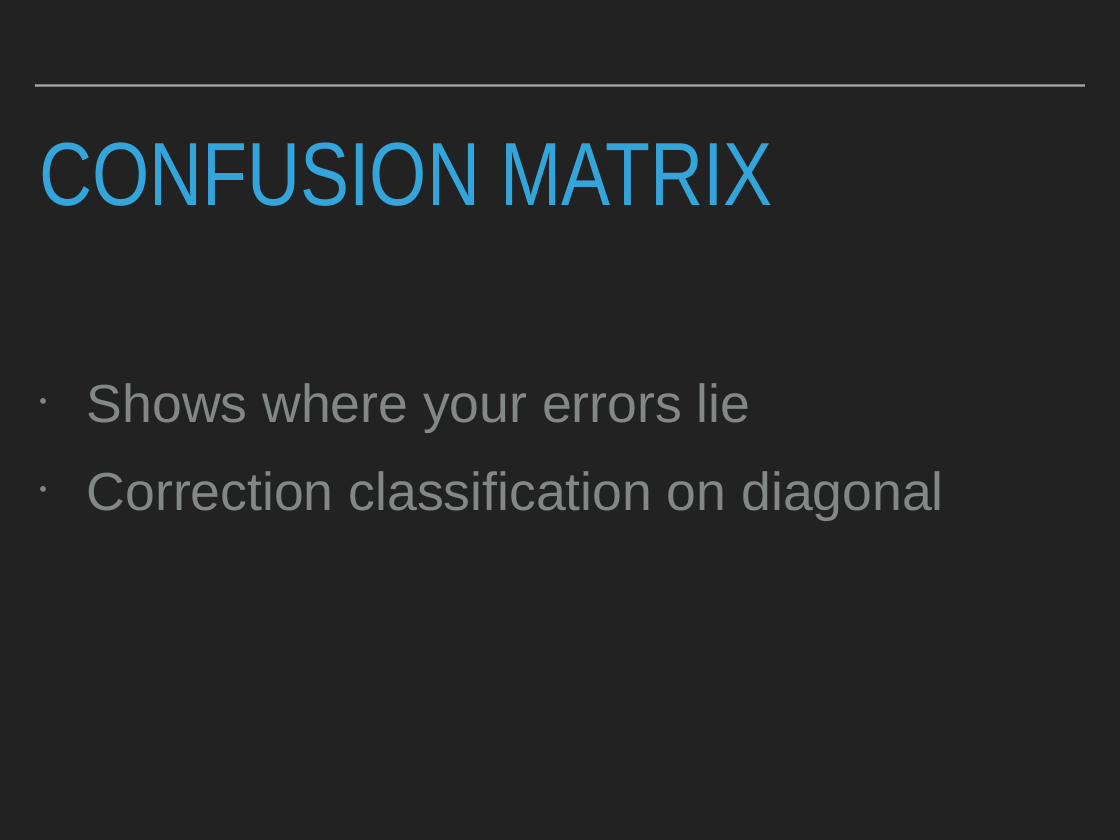
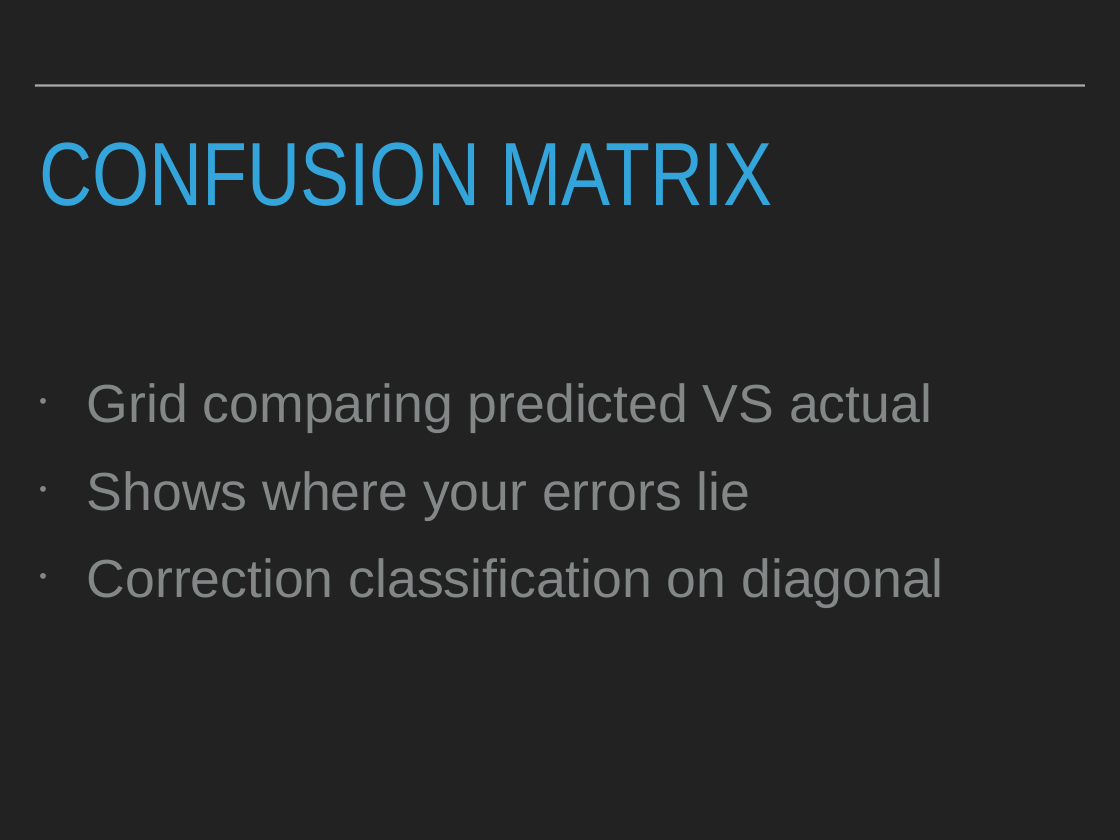
Before and after one commit to patricks1/noble-machine-learning, a slide deck: slide 28 of Session3/Session3_Slides.pptx (slide 15 before the commit). Drawn at 1120x840 pixels with LibreOffice and Linux fonts; fonts in the diff are those of the drawing. Boxes give left, top, right and bottom in pixels: in the first picture for what was removed or moved away, otherwise in the second. Text is boxed around its words. In the diff, an @@ line names an element or a change of style, - is before the commit and + after.

```diff
--- a/Session3/Session3_Slides.pptx
+++ b/Session3/Session3_Slides.pptx
@@ text at (87,383,932,432): paragraph added @@
+• Grid comparing predicted VS actual
```
Also in this commit, not shown: 5 other slides changed, 15 slides added, 3 slides removed, 3 other files.
